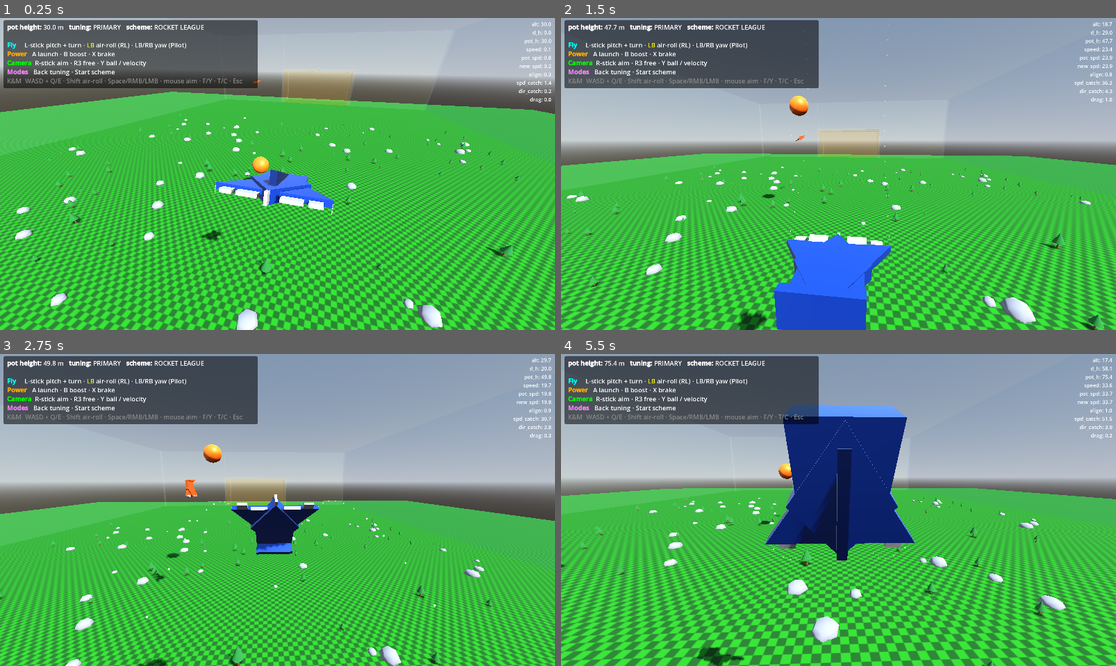
Above: before the commit, frames 1-4 (two rows, left to right).
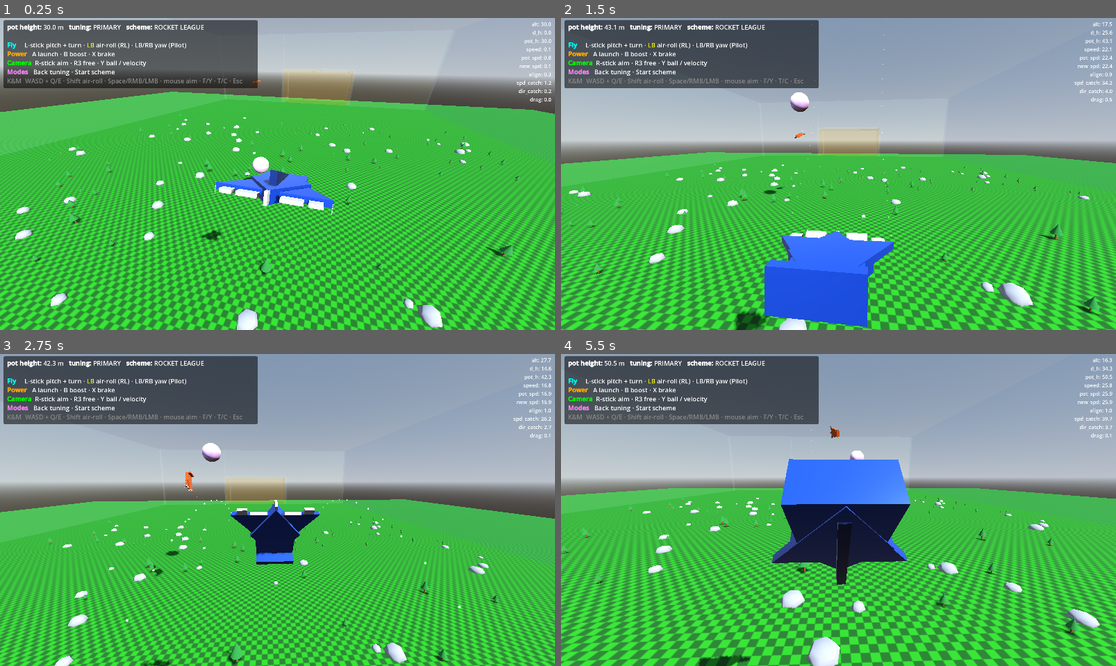
Above: after the commit, the same moments.

Repository: westonkelliher/glider
Game: Godot game, scene res://scenes/main.tscn
Same seed, same stepped clock (60 frames per second), same inputs: the game is played once before the commit and once after it.
Inputs (mouse positions are in pixels of both pictures, inside the frame that each line leads up to):
- Up to frame 1 (0.25 s): no input
- Up to frame 2 (1.5 s): tap Enter at 0.5 s; move the mouse to (866, 174) at 0.52 s; hold Right mouse button (boost) 0.53-1.28 s; hold W (move_forward) from 0.53 s (still down); move the mouse to (810, 174) at 1.27 s; click (810, 174) at 1.35 s
- Up to frame 3 (2.75 s): keep holding W (move_forward); right-click (249, 510) at 1.55 s; move the mouse to (288, 503) at 2.02 s; hold Shift (air_roll) from 2.03 s (still down); right-click (288, 503) at 2.3 s
- Up to frame 4 (5.5 s): keep holding W (move_forward); move the mouse to (832, 516) at 2.77 s; release Shift (air_roll) at 2.78 s; right-click (832, 516) at 2.85 s; move the mouse to (877, 513) at 3.52 s; hold Right mouse button (boost) 3.53-4.28 s; tap Y (cam_ball_toggle) at 3.6 s; move the mouse to (794, 506) at 4.27 s; tap F (cam_free) at 4.35 s; right-click (794, 506) at 4.55 s; move the mouse to (844, 510) at 5.02 s; hold Space (launch) from 5.03 s (still down); right-click (844, 510) at 5.3 s

The runs differ from the first frame. In frame 1, 0.2% of the frame differs, in the area x 0-100%, y 14-95%; in frame 2, 25%; in frame 3, 23%; in frame 4, 41%, in the area x 0-100%, y 1-100%.

Commit message:
Tune flight feel: stronger boost, brake friction, ball drag
- Boost now pure forward thrust (50 m/s) instead of height+thrust
- Air brake friction 0.05->0.11; ball air drag 0.08->0.11
- Slow only engages above 4 m/s; direction catchup floor tweaks
- Ball reset kicks upward (UP*24) from y=5 after a goal; recolor ball

Co-Authored-By: Claude Opus 4.8 (1M context) <noreply@anthropic.com>

Diff:
--- a/ball.tscn
+++ b/ball.tscn
@@ -3,7 +3,7 @@
 [ext_resource type="Script" uid="uid://bjnwg4baue767" path="res://scripts/ball.gd" id="1_ball"]
 
 [sub_resource type="StandardMaterial3D" id="StandardMaterial3D_ball"]
-albedo_color = Color(0.95, 0.45, 0.1, 1)
+albedo_color = Color(0.78690004, 0.6624569, 0.8694742, 1)
 metallic = 0.2
 roughness = 0.5
 
--- a/environment/referee.gd
+++ b/environment/referee.gd
@@ -39,8 +39,8 @@
 func _reset_after_goal() -> void:
 	var ball := get_tree().get_first_node_in_group("ball")
 	if ball:
-		ball.global_position = Vector3(0, 30, 0)
-		ball.velocity = Vector3.ZERO
+		ball.global_position = Vector3(0, 5, 0)
+		ball.velocity = Vector3.UP * 24.0
 	for glider in get_tree().get_nodes_in_group("glider"):
 		if glider.has_method("reset_to_spawn"):
 			glider.reset_to_spawn()
--- a/scripts/ball.gd
+++ b/scripts/ball.gd
@@ -13,7 +13,7 @@
 
 const RESTITUTION := 0.6           # bounciness against the glider
 const GROUND_RESTITUTION := 0.6    # bounce off floor / static geometry
-const AIR_DRAG := 0.08             # fractional speed loss per second in air
+const AIR_DRAG := 0.11             # fractional speed loss per second in air
 const ROLL_FRICTION := 1.2         # horizontal decel (units/s) while on ground
 
 var last_position := Vector3.ZERO
--- a/scripts/glider_body.gd
+++ b/scripts/glider_body.gd
@@ -163,7 +163,7 @@
 	#
 	## air brake — held brake kills friction so the craft drifts on its momentum.
 	if ctl.braked:
-		air_friction = 0.05
+		air_friction = 0.11
 		pull_in_wings(true)
 	else:
 		air_friction = move_toward(air_friction, 1.0, 200.0 * delta)
@@ -199,11 +199,11 @@
 	pot_speed = min(pot_speed, MAX_SPEED) # max speed
 	#
 	# new values
-	var pot_speed_catchup := 1.0+tuning.POT_SPEED_CATCHUP_MULT*(0.1+current_speed)
+	var pot_speed_catchup := 1.0+tuning.POT_SPEED_CATCHUP_MULT*(current_speed)
 	var new_speed := move_toward(current_speed, pot_speed, pot_speed_catchup * delta)
 	var dir_offset := nose_dir.angle_to(current_dir)
 	var closeness_to_45 := 1.0 - (absf(PI/4.0 - absf(fmod(dir_offset, PI/2.0)))/(PI/4))
-	var pot_dir_catchup := 0.2 + air_friction * tuning.POT_DIR_CATCHUP_MULT * current_speed * sqrt(closeness_to_45)
+	var pot_dir_catchup := 0.2 + air_friction * tuning.POT_DIR_CATCHUP_MULT * current_speed * sqrt(closeness_to_45 + 0.2)
 	var new_dir := current_dir.move_toward(nose_dir, pot_dir_catchup * delta)# TODO: calculate shortest direct arc from current_dir to pot_dir
 	var new_velocity := new_speed * new_dir + Vector3.UP*0.01
 	#
@@ -229,11 +229,11 @@
 	pot_height = move_toward(pot_height, position.y + d_h_2, reduction_speed * delta)
 
 	if ctl.boost:
-		pot_height += 30.0 * delta
-		velocity += nose_dir * 10.0 * delta
+		#pot_height += nose_dir.dot(current_dir) * 15.0 * delta
+		velocity += nose_dir * 50.0 * delta
 
 	var slow := ctl.slow
-	if slow > 0.0 and current_speed > 1.0:
+	if slow > 0.0 and current_speed > 4.0:
 		# flat component
 		pot_height -= 45.0 * slow * delta
 		var forward_speed := maxf(0.0, velocity.dot(nose_dir))
